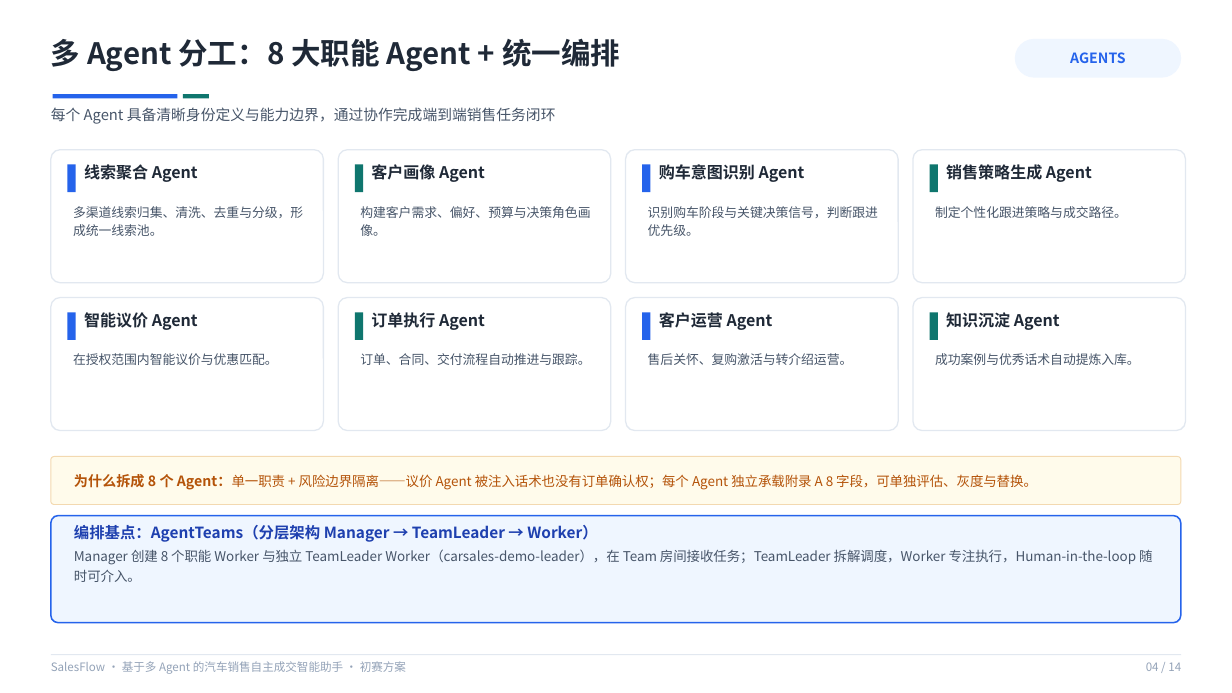
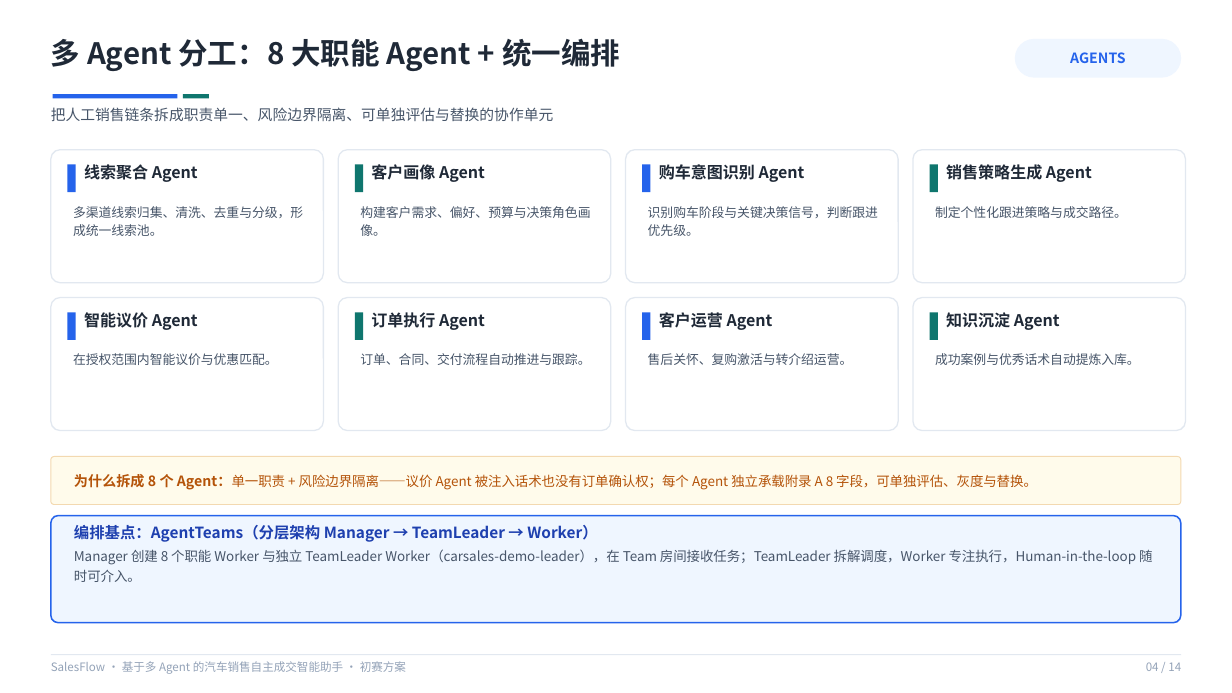
Before and after one commit to simon-xu-dev/multi-agent-car-sales-assistant, a slide deck: slide 4 of ppt和作品简介/基于多Agent的汽车销售自主成交智能助手-初赛方案.pptx. Drawn at 1232x693 pixels with LibreOffice and Linux fonts; fonts in the diff are those of the drawing. Boxes give left, top, right and bottom in pixels: in the first picture for what was removed or moved away, otherwise in the second. Text is boxed around its words. In the diff, an @@ line names an element or a change of style, - is before the commit and + after.

```diff
--- a/ppt和作品简介/基于多Agent的汽车销售自主成交智能助手-初赛方案.pptx
+++ b/ppt和作品简介/基于多Agent的汽车销售自主成交智能助手-初赛方案.pptx
@@ text at <box>51,107,554,121</box>: text changed @@
-每个 Agent 具备清晰身份定义与能力边界，通过协作完成端到端销售任务闭环
+把人工销售链条拆成职责单一、风险边界隔离、可单独评估与替换的协作单元
```
Also in this commit, not shown: 8 other slides changed, 3 other files.
